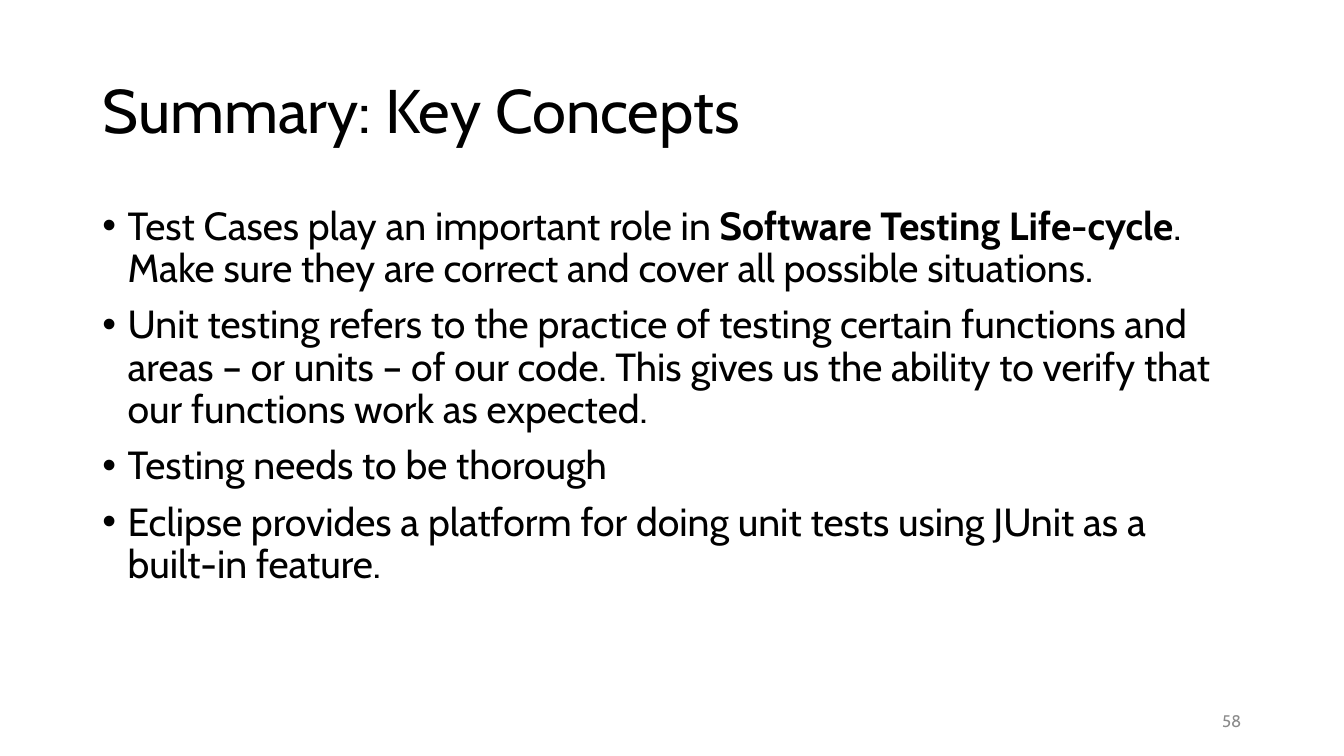
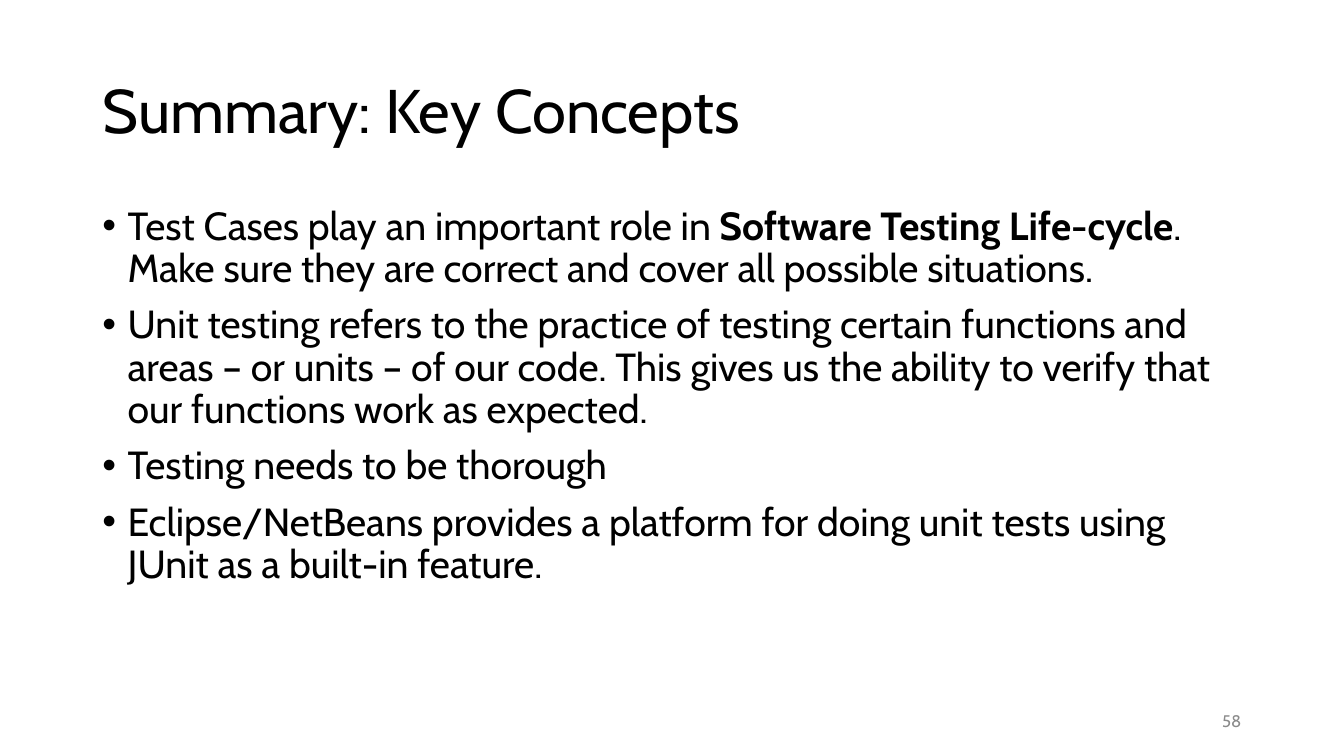
Before and after one commit to malenezi/malenezi, a slide deck: slide 58 of SE401/Lectures/5-Unit Testing and Junit/Unit Testing and JUnit.pptx. Drawn at 1344x756 pixels with LibreOffice and Linux fonts; fonts in the diff are those of the drawing. Boxes give left, top, right and bottom in pixels: in the first picture for what was removed or moved away, otherwise in the second. Text is boxed around its words. In the diff, an @@ line names an element or a change of style, - is before the commit and + after.

```diff
--- a/SE401/Lectures/5-Unit Testing and Junit/Unit Testing and JUnit.pptx
+++ b/SE401/Lectures/5-Unit Testing and Junit/Unit Testing and JUnit.pptx
@@ text at [128, 506, 1165, 585]: text changed @@
-• Eclipse provides a platform for doing unit tests using JUnit as a built-in feature.
+• Eclipse/NetBeans provides a platform for doing unit tests using JUnit as a built-in feature.
```
Also in this commit, not shown: 3 other slides changed, 1 other file.
